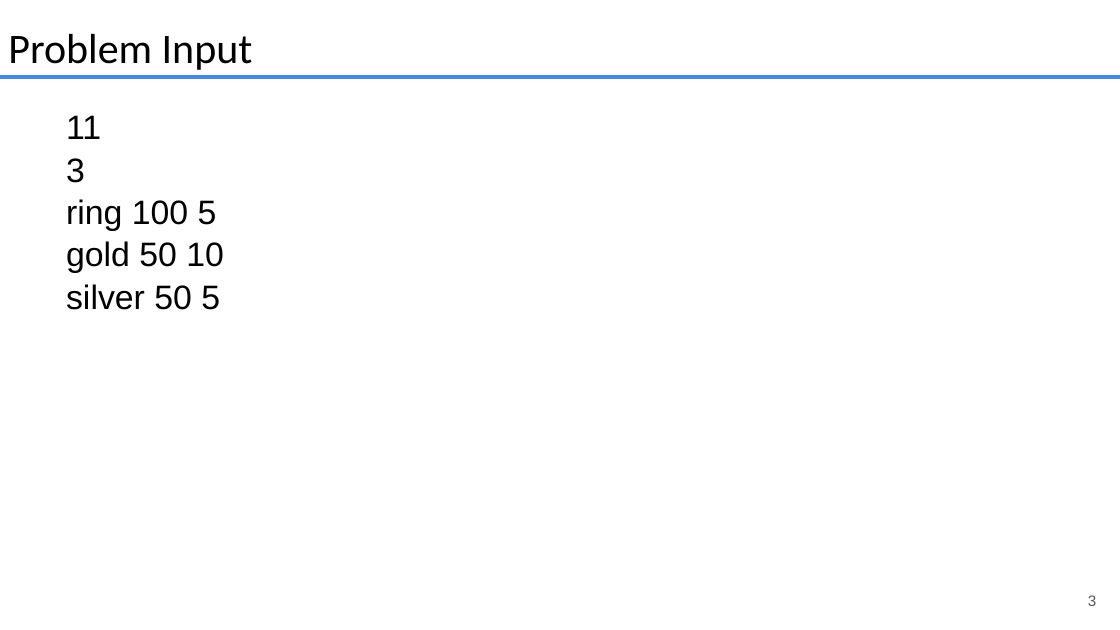
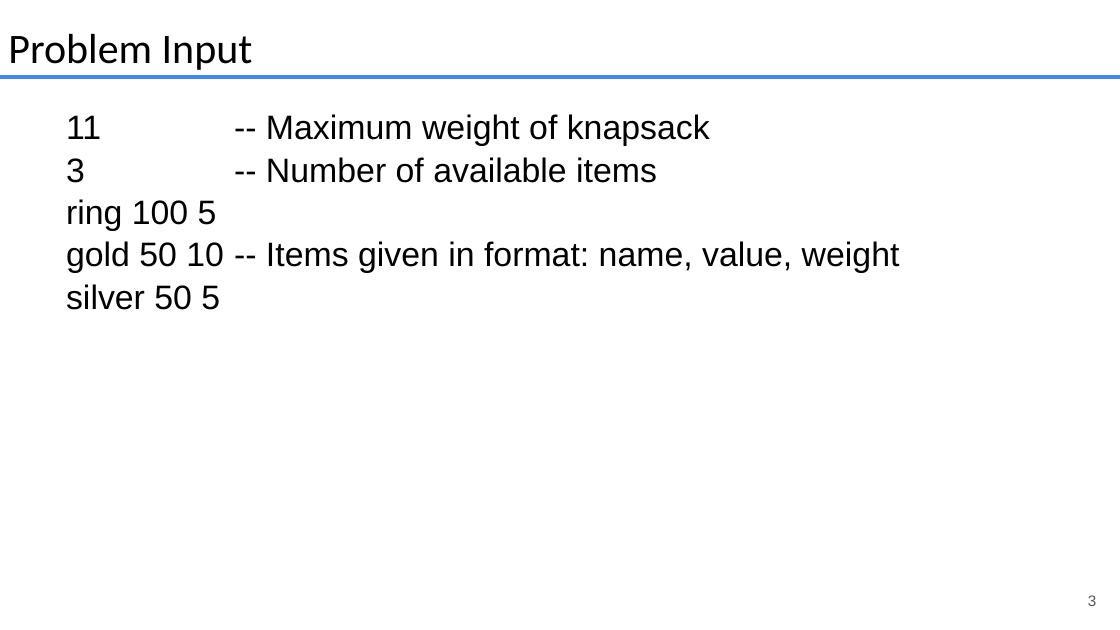
Before and after one commit to JustinMatthewNewman/cs412_FinalProject, a slide deck: slide 3 of presentations/problem_presentation.pptx. Drawn at 1120x630 pixels with LibreOffice and Linux fonts; fonts in the diff are those of the drawing. Boxes give left, top, right and bottom in pixels: in the first picture for what was removed or moved away, otherwise in the second. Text is boxed around its words. In the diff, an @@ line names an element or a change of style, - is before the commit and + after.

```diff
--- a/presentations/problem_presentation.pptx
+++ b/presentations/problem_presentation.pptx
@@ text at (66, 114, 710, 183): text changed @@
-11
-3
+11 -- Maximum weight of knapsack
+3 -- Number of available items
@@ text at (66, 241, 900, 273): text changed @@
-gold 50 10
+gold 50 10 -- Items given in format: name, value, weight
```
Also in this commit, not shown: 1 other slide changed.
